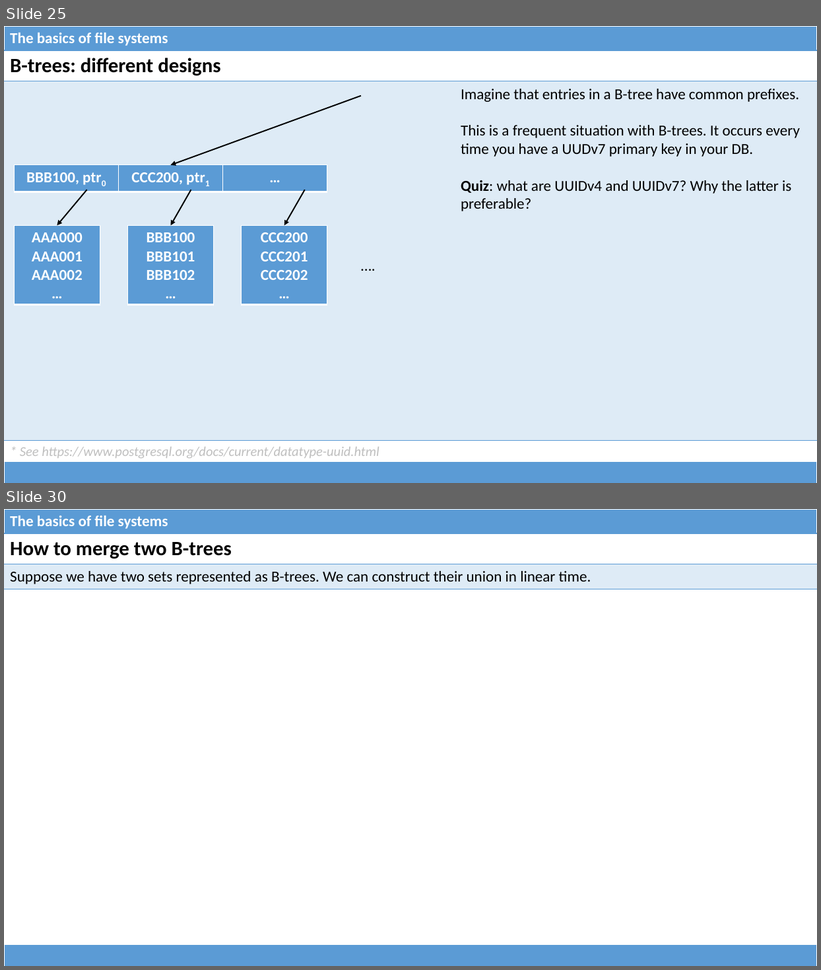
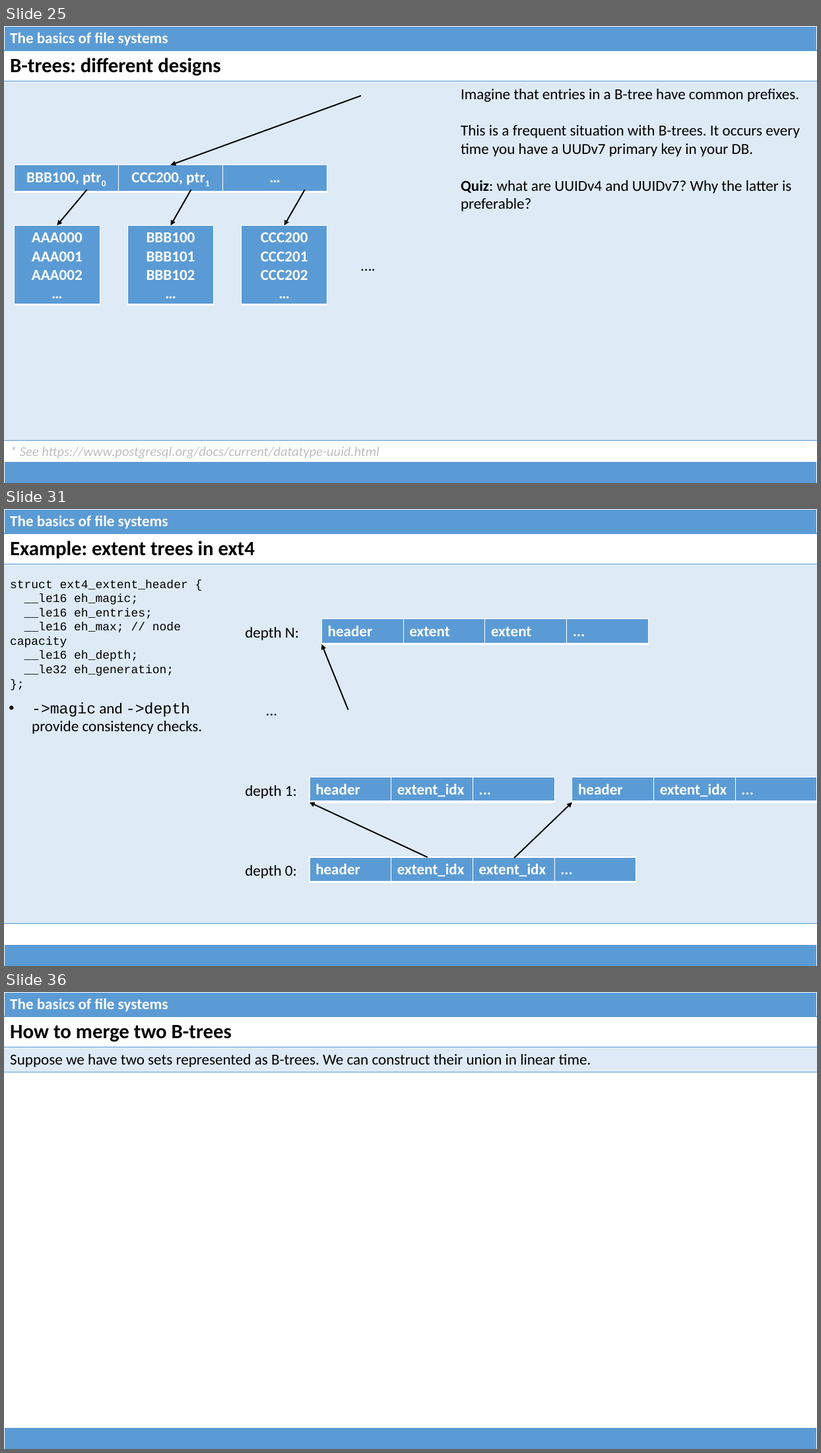
Before and after one commit to dominiquelefevre/filesystems-101-jb, a slide deck: talks/src/class05.pptx. Shown one above the other, each under a label of ours: slides 25 and 30 before the commit, slides 25, 31 and 36 after it; the slides between them are not shown. The pictures are 821x970 and 821x1453 pixels, drawn with LibreOffice and Linux fonts; fonts in the diff are those of the drawing. Boxes give left, top, right and bottom in pixels: in the first picture for what was removed or moved away, otherwise in the second. Text is boxed around its words. In the diff, an @@ line names an element or a change of style, - is before the commit and + after.

Commit message:
class05: ext4's extent trees and Blocked Bloom Filters.

```diff
--- a/talks/src/class05.pptx
+++ b/talks/src/class05.pptx
@@ slide 31 added at [4, 509, 817, 966], background #FFFFFF @@
@@ table added at [4, 509, 817, 533], 1 rows, 1 columns @@
+The basics of file systems
@@ table added at [4, 533, 817, 918], 2 rows, 1 columns @@
+Example: extent trees in ext4
+
@@ text added at [10, 580, 188, 676], 14 pt, text #000000 @@
+struct ext4_extent_header {
+__le16 eh_magic;
+__le16 eh_entries;
+__le16 eh_max; // node capacity
+__le16 eh_depth;
+__le32 eh_generation;
+};
@@ text added at [245, 627, 299, 640], 18 pt, text #000000 @@
+depth N:
@@ table added at [322, 619, 649, 644], 1 rows, 4 columns @@
+header | extent | extent | ...
@@ arrow added from (348, 710) to (322, 644), #000000 1.5 pt @@
@@ text added at [32, 702, 202, 734], 18 pt, text #000000 @@
+• ->magic and ->depth provide consistency checks.
@@ text added at [240, 698, 305, 722], 18 pt, text #000000 @@
+...
@@ text added at [245, 786, 297, 799], 18 pt, text #000000 @@
+depth 1:
@@ table added at [310, 778, 555, 803], 1 rows, 3 columns @@
+header | extent_idx | ...
@@ table added at [572, 778, 817, 803], 1 rows, 3 columns @@
+header | extent_idx | ...
@@ arrow added from (427, 857) to (310, 803), #000000 1.5 pt @@
@@ arrow added from (515, 859) to (572, 803), #000000 1.5 pt @@
@@ table added at [310, 857, 636, 883], 1 rows, 4 columns @@
+header | extent_idx | extent_idx | ...
@@ text added at [245, 865, 297, 879], 18 pt, text #000000 @@
+depth 0:
@@ table added at [4, 945, 817, 966], 1 rows, 1 columns @@
+
@@ what was slide 30 is now slide 36 @@
```
Also in this commit, not shown: 14 slides changed, 7 other slides added, 1 other file.
